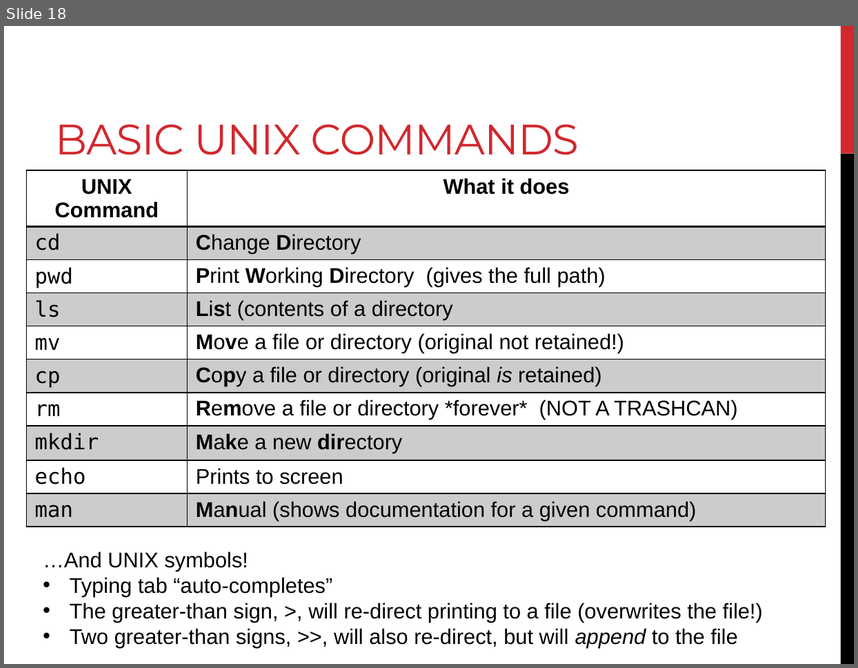
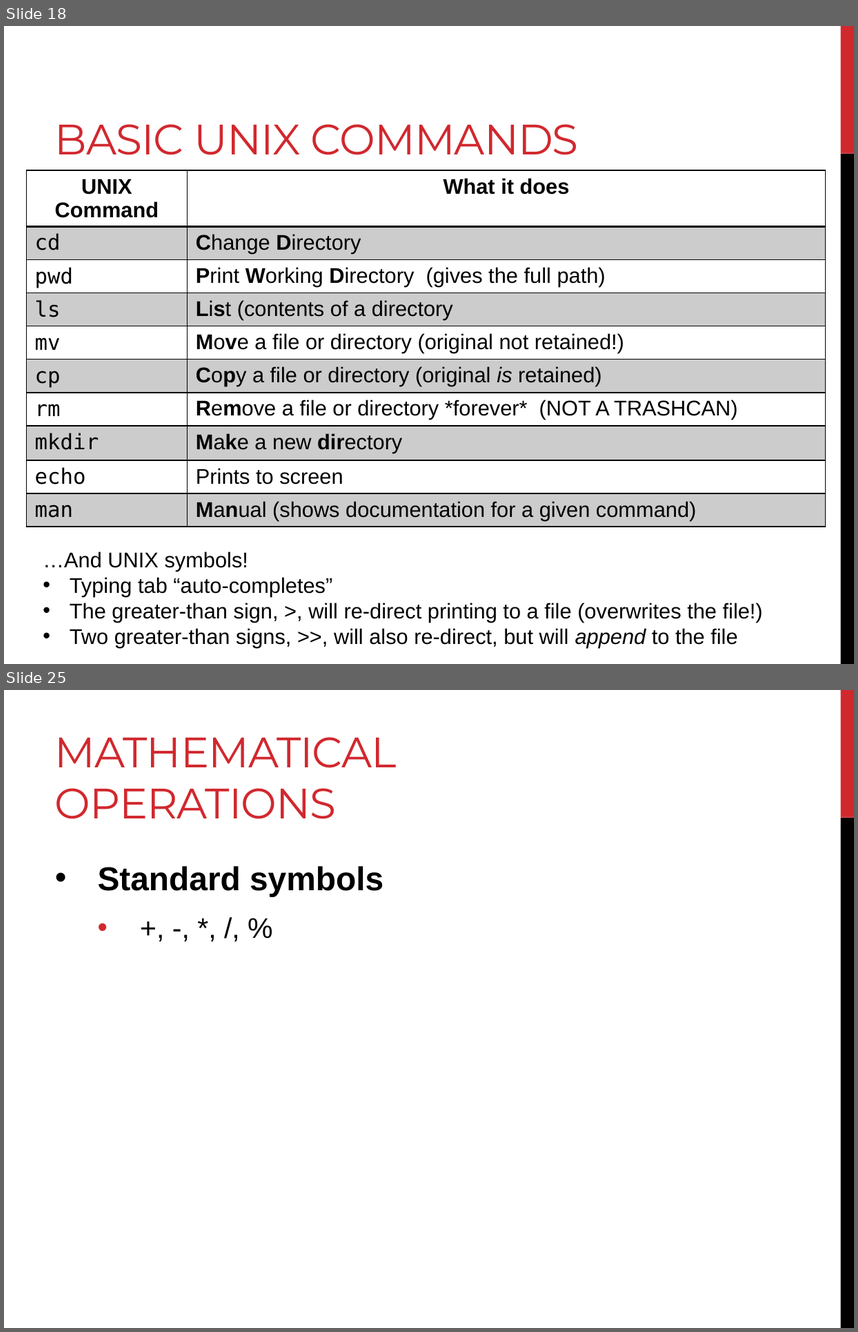
Before and after one commit to BjornFJohansson/ccbb_bigdata2015_python, a slide deck: slides/day1_slides.pptx. Shown one above the other, each under a label of ours: slide 18 before the commit, slides 18 and 25 after it; the slides between them are not shown. The pictures are 858x668 and 858x1332 pixels, drawn with LibreOffice and Linux fonts; fonts in the diff are those of the drawing. Boxes give left, top, right and bottom in pixels: in the first picture for what was removed or moved away, otherwise in the second. Text is boxed around its words. In the diff, an @@ line names an element or a change of style, - is before the commit and + after.

```diff
--- a/slides/day1_slides.pptx
+++ b/slides/day1_slides.pptx
@@ slide 25 added at box(4, 690, 854, 1328), background #FFFFFF; not listed: 2 template elements that a slide beside it also shows @@
@@ title added at box(55, 737, 397, 819), 36 pt, text #D1282E @@
+MATHEMATICAL OPERATIONS
@@ text added at box(98, 866, 383, 896), 28 pt, text #000000, bold @@
+• Standard symbols
+  • +, -, *, /, %
```
Also in this commit, not shown: 2 slides changed, 53 other slides added.
